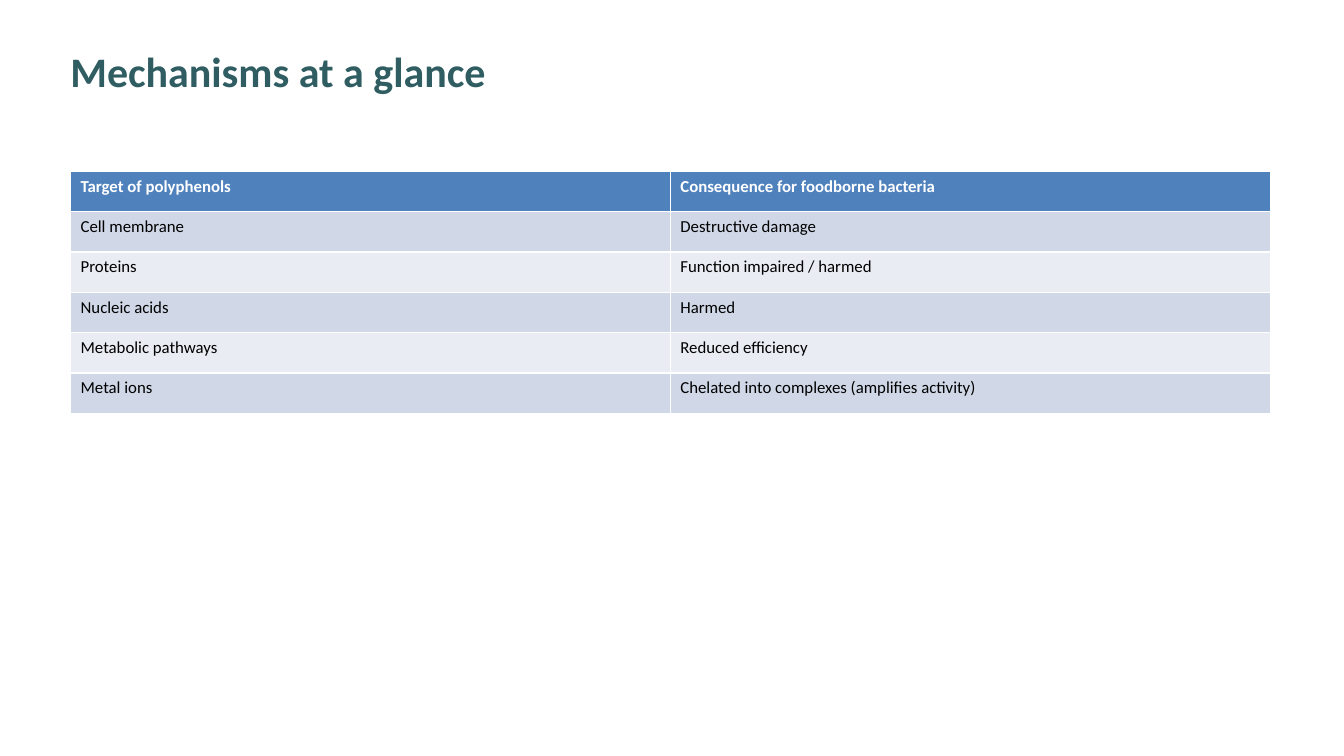
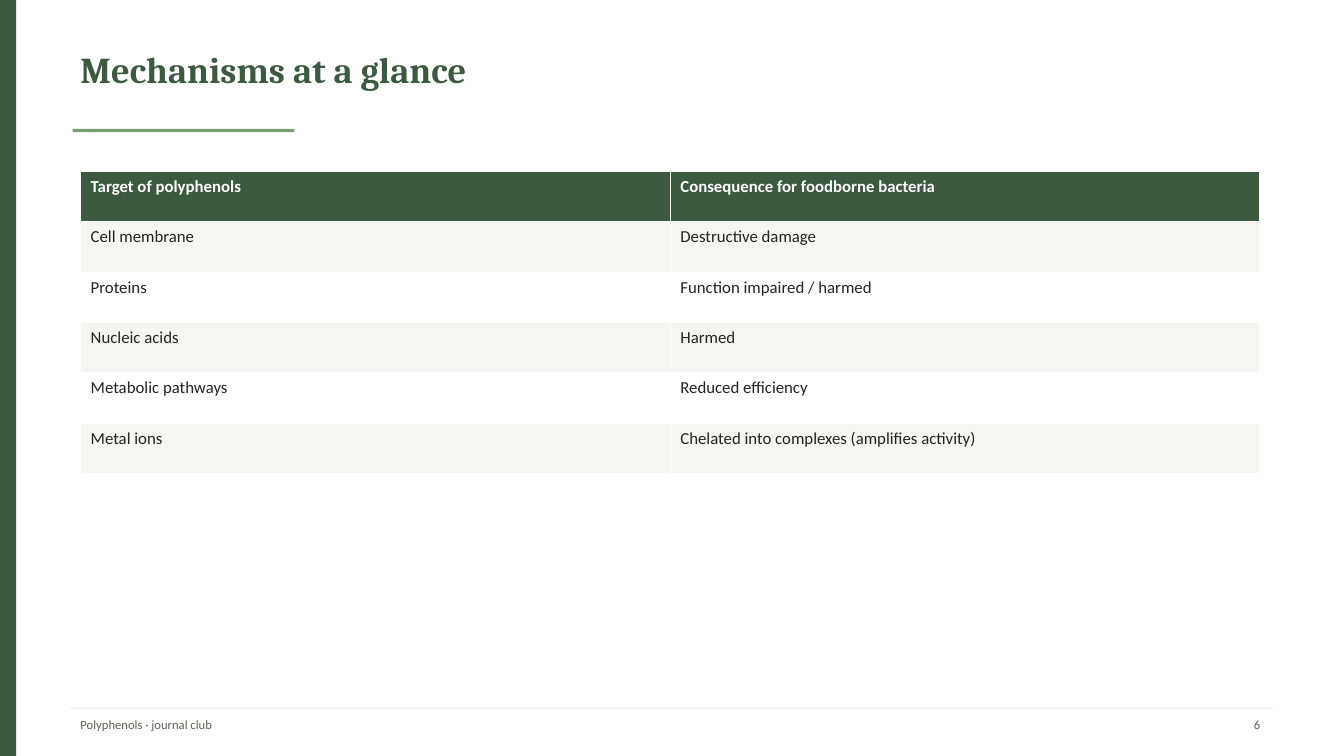
Before and after one commit to PangenomeAI/academic-skills-food-nutrition, a slide deck: slide 6 of food-ppt/examples/polyphenols-antimicrobial-review.pptx. Drawn at 1344x756 pixels with LibreOffice and Linux fonts; fonts in the diff are those of the drawing. Boxes give left, top, right and bottom in pixels: in the first picture for what was removed or moved away, otherwise in the second. Text is boxed around its words. In the diff, an @@ line names an element or a change of style, - is before the commit and + after.

```diff
--- a/food-ppt/examples/polyphenols-antimicrobial-review.pptx
+++ b/food-ppt/examples/polyphenols-antimicrobial-review.pptx
@@ rectangle added at box(0, 0, 16, 756), fill #3B5A40 @@
@@ text "Mechanisms at a glance": place and size @@
-text "Mechanisms at a glance" at box(70, 57, 485, 94)
+text "Mechanisms at a glance" at box(80, 57, 467, 91)
@@ text "Mechanisms at a glance" at box(80, 57, 467, 91): size 30 to 26 pt, font Calibri to Cambria, text colour #2F5D62 to #3B5A40; more space between paragraphs @@
@@ rectangle added at box(73, 129, 294, 132), fill #7D9D74 @@
@@ table at box(81, 171, 1260, 474) @@
@@ fill #4F81BD to #3B5A40 in row 1 @@
@@ fill #D0D8E8 to #F4F7F1 in 6 cells @@
@@ fill #E9EDF4 to #FFFFFF in 4 cells @@
@@ text colour #000000 to #20261F in "Cell membrane", "Destructive damage", "Proteins", "Function impaired / harmed" and 6 more places @@
@@ table: place and size @@
-table at box(71, 171, 1270, 413)
+table at box(81, 171, 1260, 474)
@@ rectangle added at box(71, 708, 1273, 709), fill #EEF1EC @@
@@ text added at box(80, 720, 211, 731), 9 pt, text #5C6357 @@
+Polyphenols · journal club
@@ text added at box(1254, 720, 1260, 729), 9 pt, text #5C6357 @@
+6
```
Also in this commit, not shown: 9 other slides changed, 19 other files.
